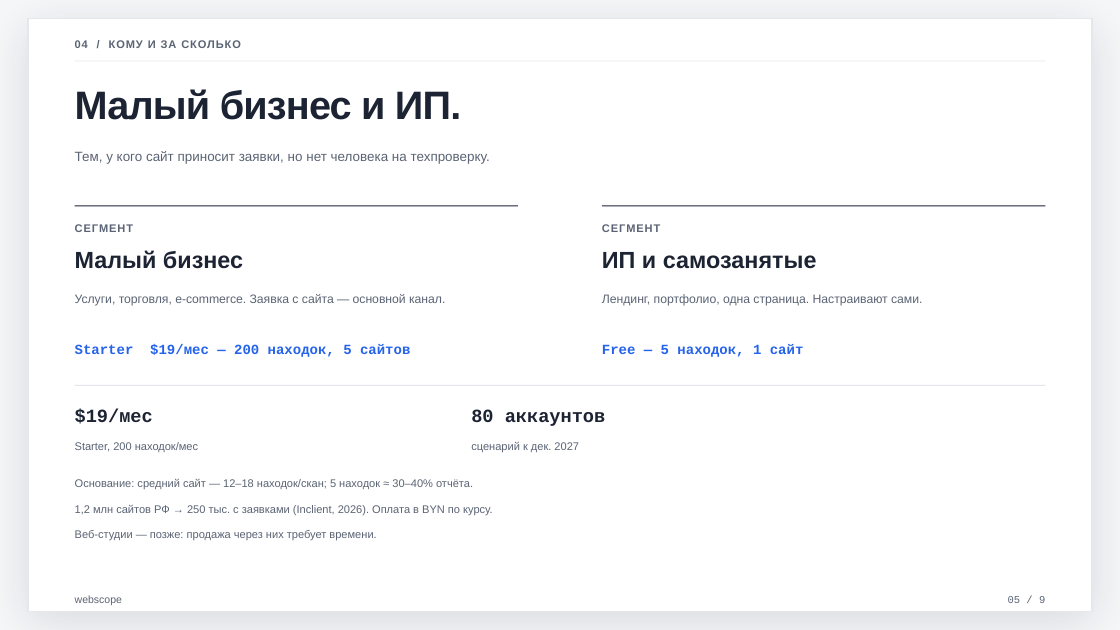
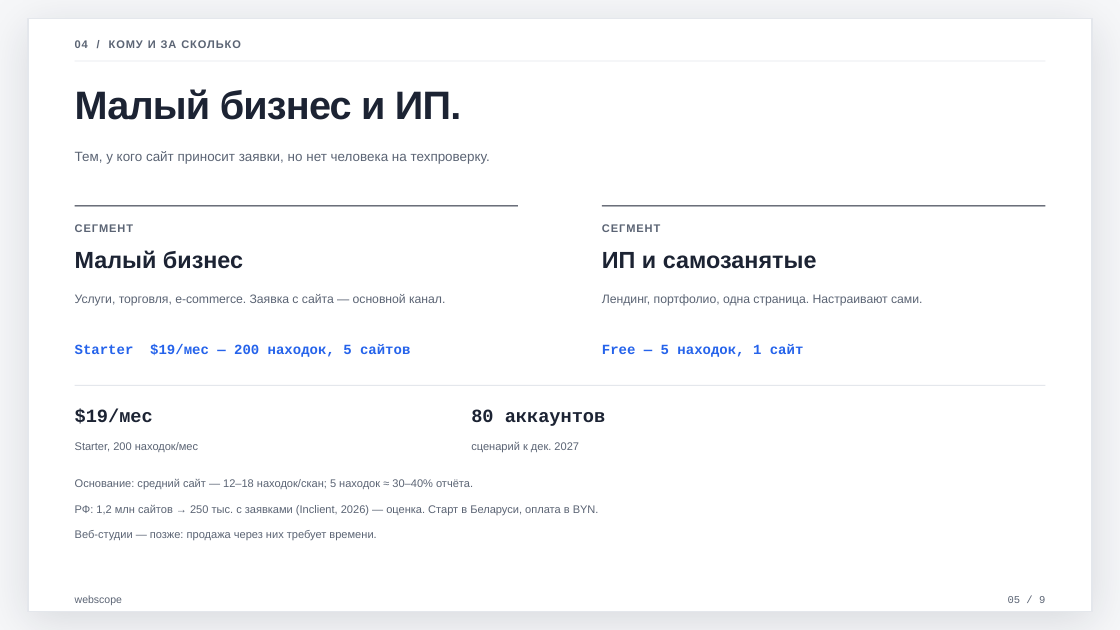
Before and after one commit to xDefox/qa-startup, a slide deck: slide 5 of pitch/webscope-pitch-3min.pptx. Drawn at 1120x630 pixels with LibreOffice and Linux fonts; fonts in the diff are those of the drawing. Boxes give left, top, right and bottom in pixels: in the first picture for what was removed or moved away, otherwise in the second. Text is boxed around its words. In the diff, an @@ line names an element or a change of style, - is before the commit and + after.

Commit message:
Pitch: mark RF market data as an upper estimate, start in Belarus

```diff
--- a/pitch/webscope-pitch-3min.pptx
+++ b/pitch/webscope-pitch-3min.pptx
@@ text at [75, 505, 599, 515]: text changed @@
-1,2 млн сайтов РФ → 250 тыс. с заявками (Inclient, 2026). Оплата в BYN по курсу.
+РФ: 1,2 млн сайтов → 250 тыс. с заявками (Inclient, 2026) — оценка. Старт в Беларуси, оплата в BYN.
```
Also in this commit, not shown: 7 other files.
